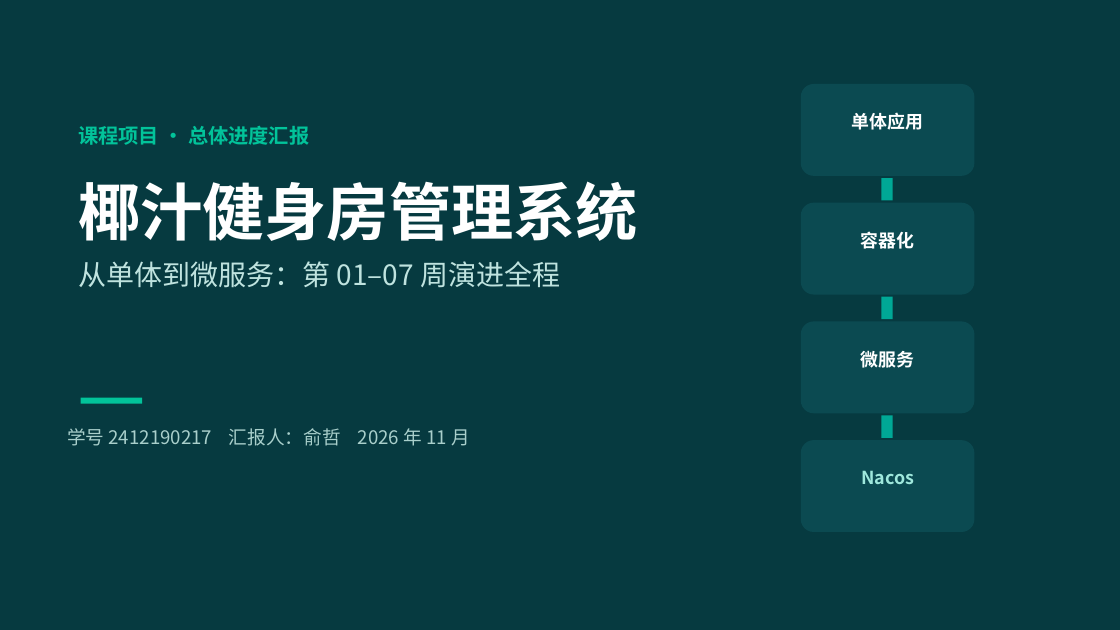
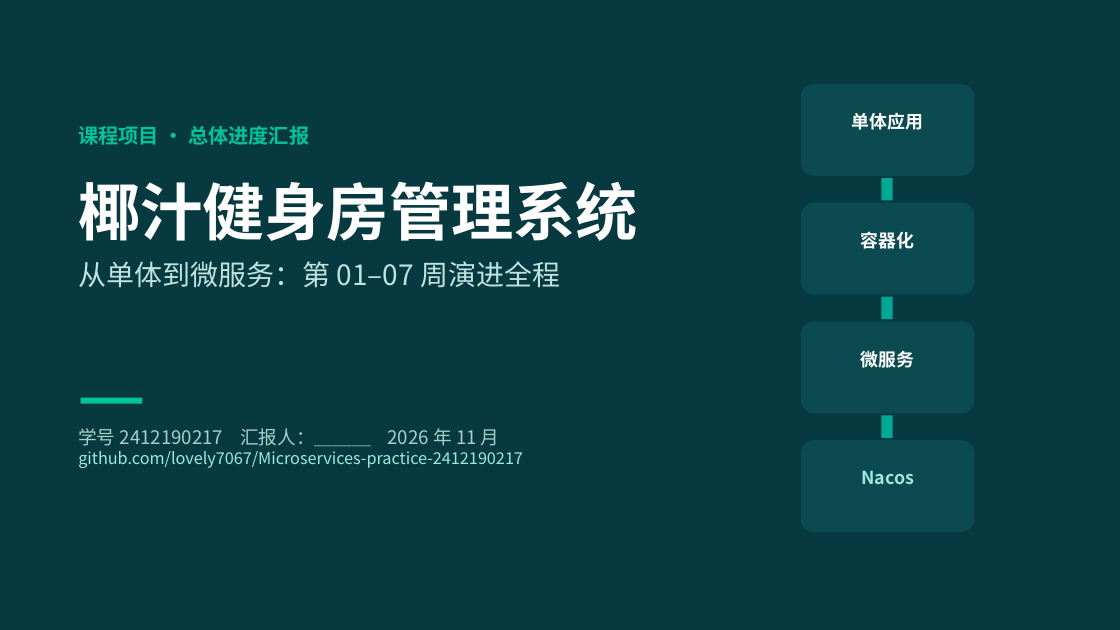
Before and after one commit to lovely7067/Microservices-practice-2412190217, a slide deck: slide 1 of docs/项目进度汇报-第01-07周.pptx. Drawn at 1120x630 pixels with LibreOffice and Linux fonts; fonts in the diff are those of the drawing. Boxes give left, top, right and bottom in pixels: in the first picture for what was removed or moved away, otherwise in the second. Text is boxed around its words. In the diff, an @@ line names an element or a change of style, - is before the commit and + after.

```diff
--- a/docs/项目进度汇报-第01-07周.pptx
+++ b/docs/项目进度汇报-第01-07周.pptx
@@ text at (78,428,523,468): text changed; size 12 to 10.5 pt; text colour #A9CFCB to #9FE8DC @@
-学号 2412190217 汇报人：俞哲 2026 年 11 月
+学号 2412190217 汇报人：＿＿＿ 2026 年 11 月
+github.com/lovely7067/Microservices-practice-2412190217
```
Also in this commit, not shown: 5 other slides changed, 1 slide added, 5 slides removed.
